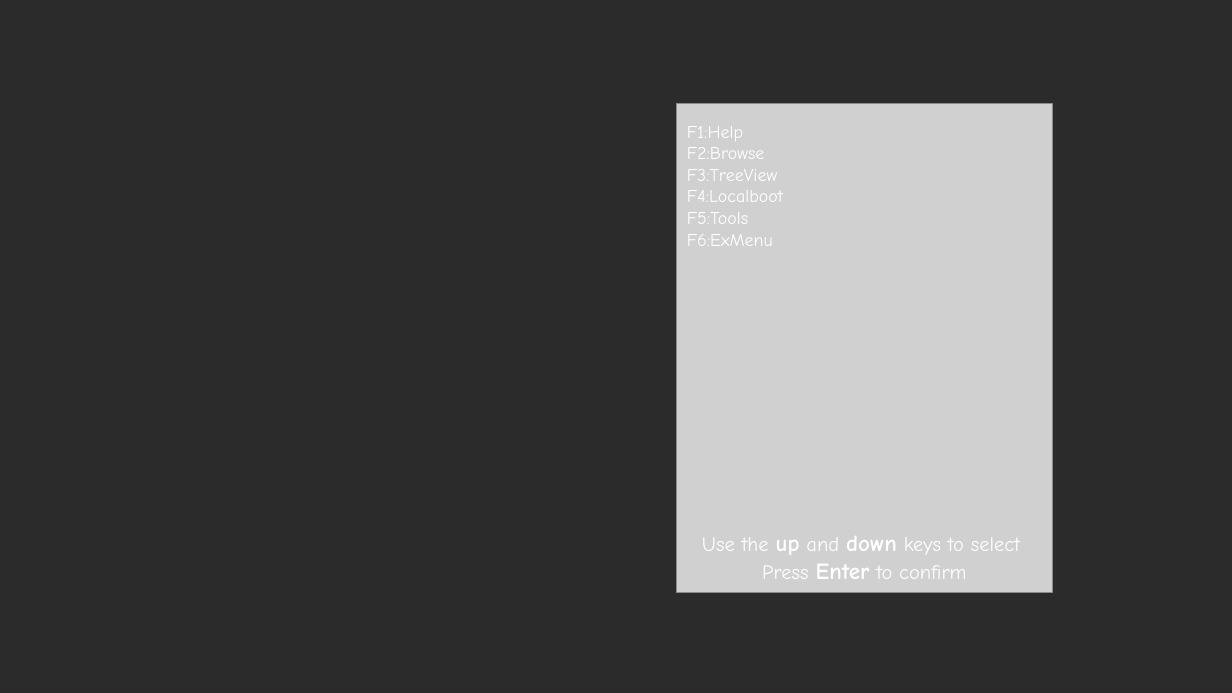
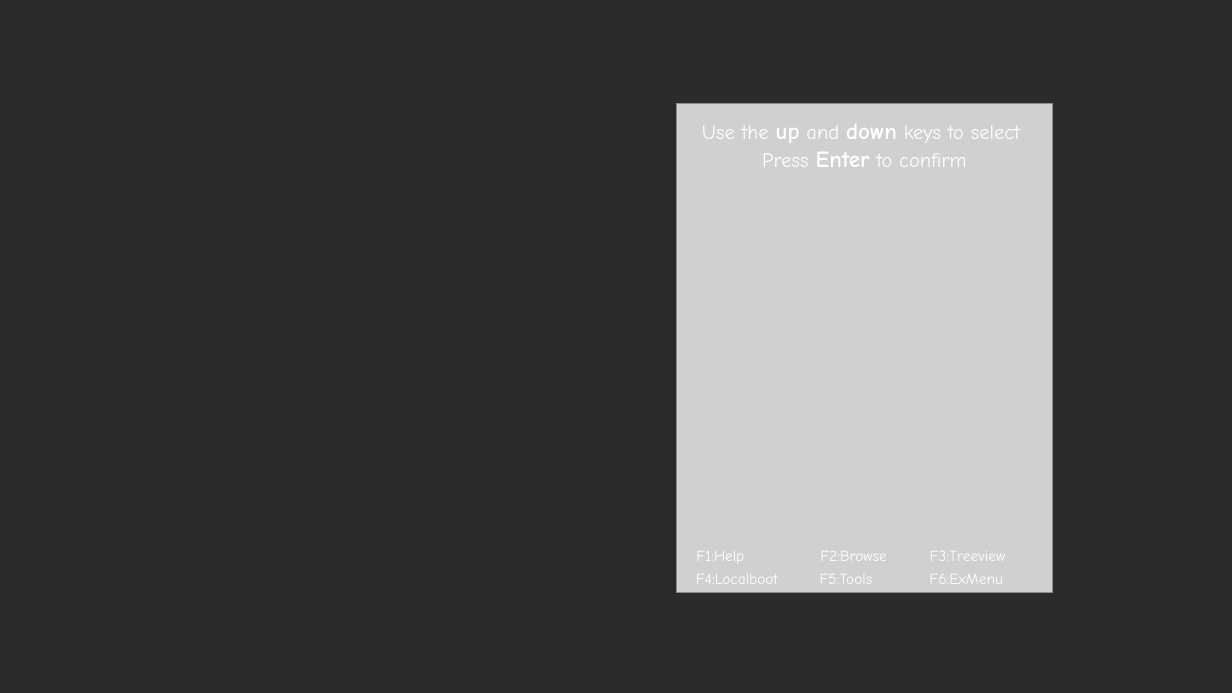
Before and after one commit to ShqWW/GRUB-Themes, a slide deck: slide 1 of komeiji_koishi/background.pptx. Drawn at 1232x693 pixels with LibreOffice and Linux fonts; fonts in the diff are those of the drawing; grey boxes stand for pictures; background and template pictures are left out; a plain dark background stands for a picture behind light text. Boxes give left, top, right and bottom in pixels: in the first picture for what was removed or moved away, otherwise in the second. Text is boxed around its words. In the diff, an @@ line names an element or a change of style, - is before the commit and + after.

```diff
--- a/komeiji_koishi/background.pptx
+++ b/komeiji_koishi/background.pptx
@@ text "Use the up and down ...": place and size @@
-text "Use the up and down ..." at (702,536,1020,579)
+text "Use the up and down ..." at (702,124,1020,167)
@@ text removed at (687,126,783,246) @@
-F1:Help
-F2:Browse
-F3:TreeView
-F4:Localboot
-F5:Tools
-F6:ExMenu
@@ text added at (696,551,744,561), 12 pt, text #FFFFFF @@
+F1:Help
@@ text added at (820,551,886,561), 12 pt, text #FFFFFF @@
+F2:Browse
@@ text added at (930,551,1006,561), 12 pt, text #FFFFFF @@
+F3:Treeview
@@ text added at (696,574,778,584), 12 pt, text #FFFFFF @@
+F4:Localboot
@@ text added at (820,574,873,584), 12 pt, text #FFFFFF @@
+F5:Tools
@@ text added at (929,574,1002,584), 12 pt, text #FFFFFF @@
+F6:ExMenu
```
Also in this commit, not shown: 2 other files.
